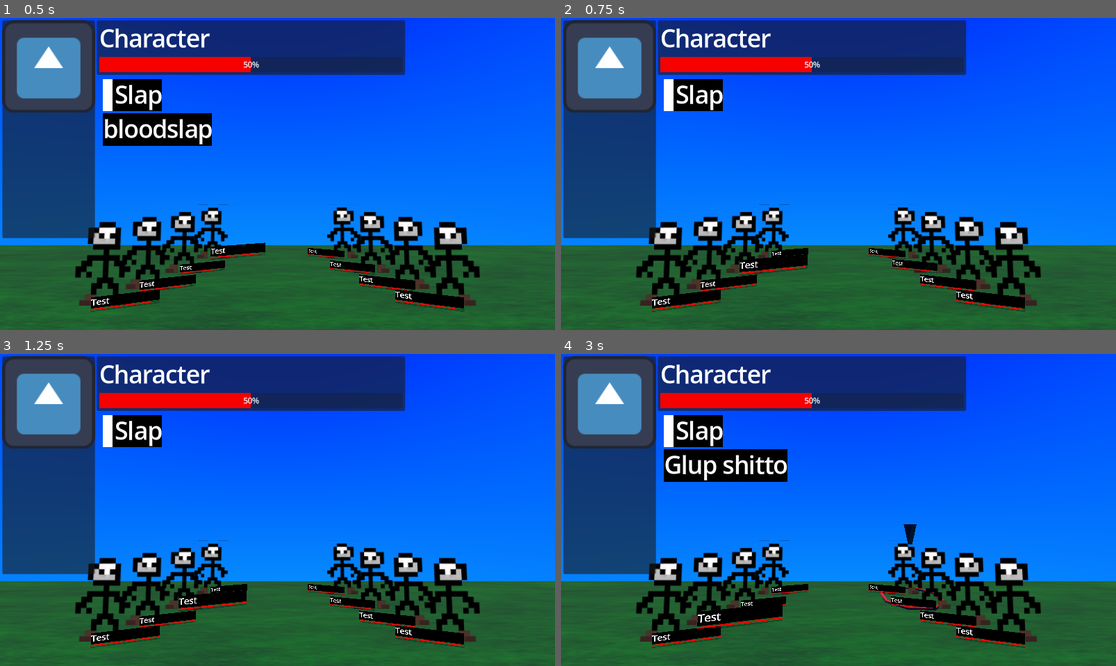
Above: before the commit, frames 1-4 (two rows, left to right).
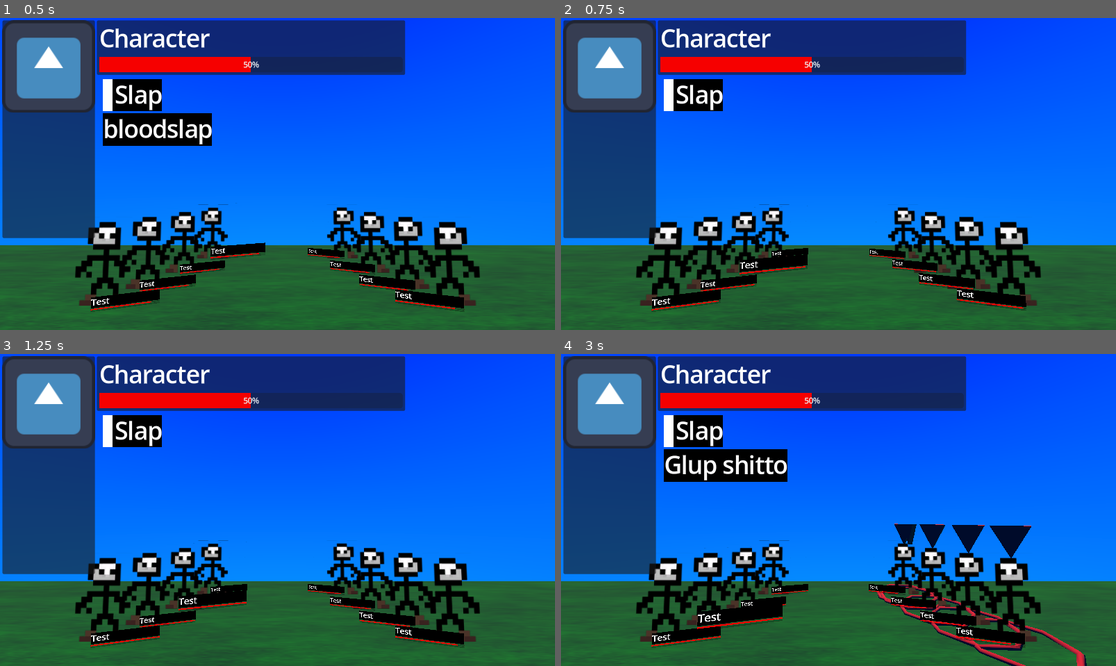
Above: after the commit, the same moments.

Repository: izzyn/MultiplayerCombatDemo
Game: Godot game, scene res://main.tscn
The game is run twice, just before and just after one commit, with the same random seed, the same clock (stepped at 60 frames per second) and the same inputs. The engine's default icon, where the game draws it, is replaced by a stand-in: a white triangle on a blue panel in a dark square.
Inputs:
- Up to frame 1 (0.5 s): no input
- Up to frame 2 (0.75 s): tap Enter (Confirm) at 0.5 s; hold Down (NavigateUp) from 0.53 s (still down); hold Enter (Confirm) from 0.53 s (still down)
- Up to frame 3 (1.25 s): keep holding Down (NavigateUp); keep holding Enter (Confirm)
- Up to frame 4 (3 s): release Down (NavigateUp) at 1.28 s; release Enter (Confirm) at 1.28 s; hold Up (NavigateDown) 1.28-2.03 s; tap Enter (Confirm) at 1.35, 2.85 s; hold Enter (Confirm) 2.03-2.78 s; hold Down (NavigateUp) from 2.03 s (still down)

Frame 1 is identical in both runs. In frame 2, 0.5% of the frame differs, in the area x 55-84%, y 65-95%; in frame 3, less than 0.1%; in frame 4, 2.0%, in the area x 56-95%, y 54-100%.

Commit message:
Hits all now works on the player-side

Diff:
--- a/CharacterSprite.gd
+++ b/CharacterSprite.gd
@@ -4,7 +4,7 @@
 @export
 var flipped_text : bool
 
-var selection : Node3D
+var selections : Array[Node3D]
 @export_group("Screen Shake")
 @export
 var start_ui_shake_strength : float = 50
@@ -17,14 +17,16 @@
 var moving_selection = get_parent().get_parent().get_node("Selection")
 
 func attack_target_selected():
-	selection = preload("res://Selection.tscn").instantiate()
+	var selection = preload("res://Selection.tscn").instantiate()
 	get_parent().get_parent().get_node("Selections").add_child(selection)
 	selection.position = global_position
 	selection.target = self
+	selections.append(selection)
 
 func attack_target_deselected():
 	print("A")
-	selection.queue_free()
+	selections[0].queue_free()
+	selections.remove_at(0)
 pass
 
 func attack_target_focused():
--- a/CombatInputHandler.gd
+++ b/CombatInputHandler.gd
@@ -84,12 +84,15 @@
 			focused_attack = selected_character.data.attacks[attack_index]
 	if event.is_action_pressed("Confirm"):
 		if selected_attack:
+			if selected_attack.hits_all:
+				send_input(inputting_character, selected_attack, selected_targets)
+				return
 			selected_targets.append(focused_target)
 			if focused_target.linked_sprite:
-				focused_target.linked_sprite.attack_selected()
+				focused_target.linked_sprite.attack_target_selected()
 			if selected_targets.size() == selected_attack.target_amount:
 				send_input(inputting_character, selected_attack, selected_targets)
-				pass
+				return
 			else:
 				if !selected_attack.can_target_multiple_times:
 					if possible_targets.find(focused_target) == possible_targets.size()-1:
@@ -97,7 +100,7 @@
 					possible_targets.erase(focused_target)
 					if possible_targets.size() == 0:
 						send_input(inputting_character, selected_attack, selected_targets)
-						pass
+						return
 					focused_target = possible_targets[attack_index]
 		elif selected_character:
 			selected_attack = focused_attack
@@ -106,9 +109,15 @@
 			else:
 				possible_targets = all_characters.duplicate()
 			print(possible_targets.size())
+
+			if selected_attack.hits_all:
+				for i in possible_targets:
+					selected_targets.append(i)
+					if i.linked_sprite:
+						i.linked_sprite.attack_target_selected()
 			if possible_targets.size() == 0:
 				selected_attack = null
-				pass
+				return
 			print(possible_targets.size())
 			focused_target = possible_targets[0]
 		else:
@@ -134,8 +143,8 @@
 func reset_selections():
 	for i in selected_targets:
 		if i.linked_sprite:
-			i.linked_sprite.attack_deselected()
-			i.linked_sprite.attack_defocused()
+			i.linked_sprite.attack_target_defocused()
+			i.linked_sprite.attack_target_deselected()
 	selected_targets.clear()
 	possible_targets.clear()
 	pass
--- a/Data/Filters/Filter.gd
+++ b/Data/Filters/Filter.gd
@@ -9,26 +9,29 @@
 	return []
 	pass
 
+func _data_eval(actor: CharacterData, characters : Array[CharacterData]) -> Array[CharacterData]:
+	var filtered = _eval(actor, characters)
+	var actual : Array[CharacterData] = []
+	if inverted:
+		for i in characters:
+			if i not in filtered:
+				actual.append(i)
+	else:
+		actual = filtered
+	if !can_target_dead:
+		actual = actual.filter(func(x): return x.hp.value > 0)
+	return actual
+
 func eval(actor: CharacterAgent, characters : Array[CharacterAgent]) -> Array[CharacterAgent]:
 	var agent_dict : Dictionary[CharacterData, CharacterAgent] = {}
+	var result : Array[CharacterAgent] = []
 	for agent in characters:
 		agent_dict[agent.data] = agent
 	var data : Array[CharacterData] = []
 	for i in characters:
 		data.append(i.data)
 	print(agent_dict)
-	var filtered = _eval(actor.data, data)
-	var actual : Array[CharacterData] = []
-	var result : Array[CharacterAgent] = []
-	if inverted:
-		for i in data:
-			if i not in filtered:
-				actual.append(i)
-	else:
-		actual = filtered
-
-	if !can_target_dead:
-		actual = actual.filter(func(x): return x.hp.value > 0)
+	var actual = _data_eval(actor.data, data)
 	for i in actual:
 		result.append(agent_dict[i])
 	return result
--- a/Data/Filters/FilterAll.gd
+++ b/Data/Filters/FilterAll.gd
@@ -7,6 +7,5 @@
 func _eval(actor: CharacterData, characters : Array[CharacterData]) -> Array[CharacterData]:
 	var list = characters
 	for i in filters:
-		list = i.eval(actor, list)
+		list = i._data_eval(actor, list)
 	return list
-	pass
--- a/Data/Filters/FilterAny.gd
+++ b/Data/Filters/FilterAny.gd
@@ -8,9 +8,8 @@
 	var list : Array[CharacterData] = []
 
 	for i in filters:
-		var filtered_list = i.eval(actor, characters)
+		var filtered_list = i._data_eval(actor, characters)
 		for j in filtered_list:
 			if j not in list:
 				list.append(j)
 	return list
-	pass
--- a/UI/CharacterSpriteBase.gd
+++ b/UI/CharacterSpriteBase.gd
@@ -25,7 +25,7 @@
 func character_defocused():
 	pass
 
-func attack_focused():
+func attack_target_focused():
 	pass
 
 func attack_target_focus_changed(new_focus : CharacterAgent):
@@ -34,11 +34,11 @@
 func attack_index_changed(old_index : int, new_index : int):
 	pass
 
-func attack_defocused():
+func attack_target_defocused():
 	pass
 
-func attack_selected():
+func attack_target_selected():
 	pass
 
-func attack_deselected():
+func attack_target_deselected():
 	pass
--- a/main.tscn
+++ b/main.tscn
@@ -42,6 +42,7 @@
 script = ExtResource("2_5vw27")
 name = "Slap"
 type = 1
+hits_all = true
 target_filter = SubResource("Resource_phcyf")
 effects = Array[ExtResource("3_kek77")]([SubResource("Resource_c2n8d")])
 metadata/_custom_type_script = "uid://dev3bbs8234ul"
